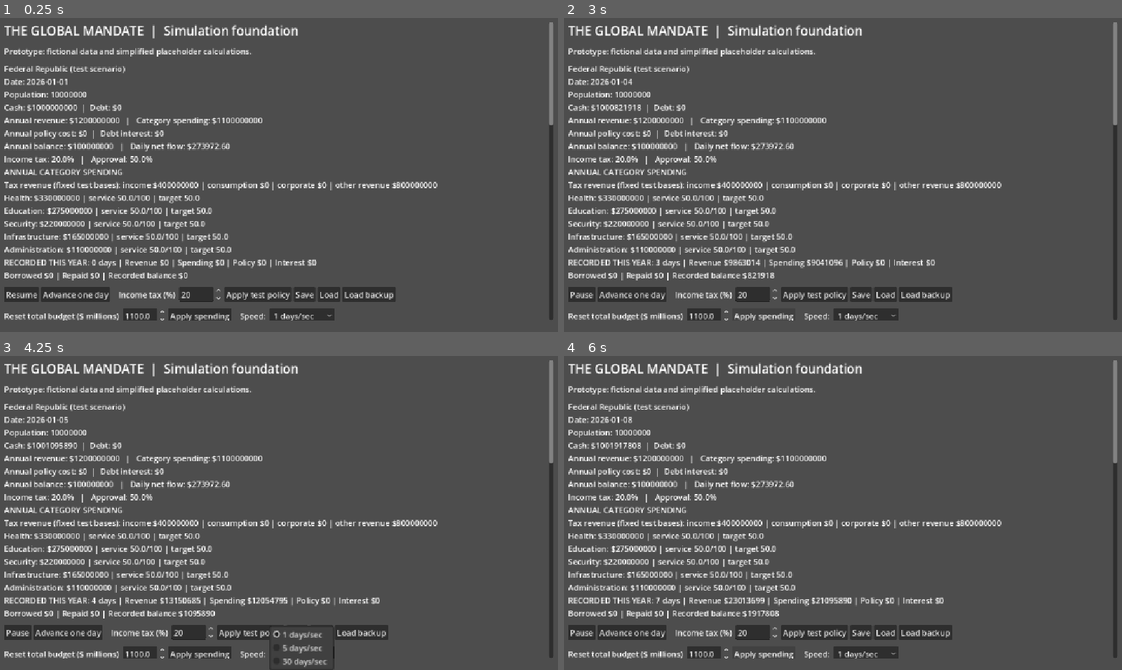
Above: before the commit, frames 1-4 (two rows, left to right).
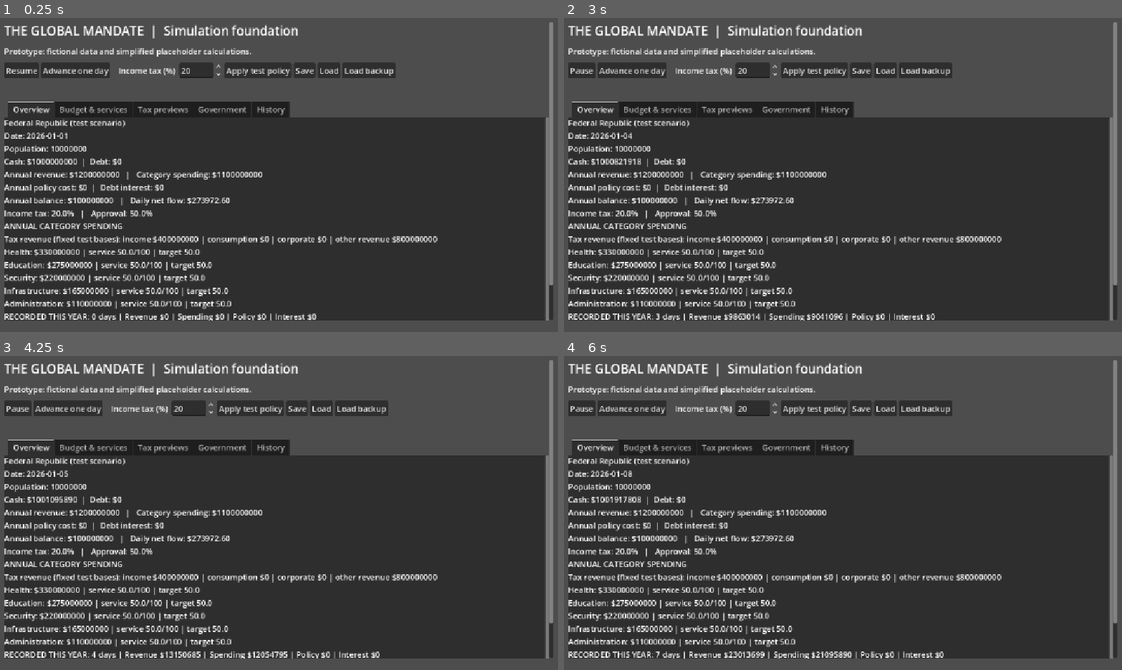
Above: after the commit, the same moments.

Repository: bhavishyadash/the-global-mandate
Game: Godot game, scene res://main.tscn
Same seed, same stepped clock (60 frames per second), same inputs: the game is played once before the commit and once after it.
Inputs (mouse positions are in pixels of both pictures, inside the frame that each line leads up to):
- Up to frame 1 (0.25 s): no input
- Up to frame 2 (3 s): click "Resume" at 0.5 s; click "Advance one day" at 1.25 s; click "Apply test policy" at 2 s; click (764, 316) at 2.75 s, where only the run before the commit has a clickable "Apply spending"
- Up to frame 3 (4.25 s): click (301, 654) at 3.5 s, where only the run before the commit has a clickable "1 days/sec"
- Up to frame 4 (6 s): click "Advance one day" at 4.25 s; click "Apply test policy" at 5 s; click (764, 654) at 5.75 s, where only the run before the commit has a clickable "Apply spending"

The runs differ from the first frame. In frame 1, 64% of the frame differs, in the area x 0-100%, y 14-97%; in frame 2, 64%; in frame 3, 64%; in frame 4, 64%.

Commit message:
Session 36: organize simulation dashboard

Diff:
--- a/tests/ui_test.gd
+++ b/tests/ui_test.gd
@@ -7,6 +7,11 @@
 	var screen = load("res://main.tscn").instantiate()
 	root.add_child(screen)
 	screen.set_process(false)
+	assert(screen.dashboard_tabs.get_tab_count() == 5)
+	assert(screen.dashboard_tabs.get_tab_title(1) == "Budget & services")
+	assert(screen.dashboard_tabs.get_tab_title(3) == "Government")
+	screen.dashboard_tabs.current_tab = 3
+	assert(screen.dashboard_tabs.current_tab == 3)
 	assert(screen.world.date.day == 1)
 	screen._advance_day()
 	assert(screen.world.date.day == 2)
--- a/ui/main.gd
+++ b/ui/main.gd
@@ -24,6 +24,7 @@
 var additional_tax_preview: Label
 var directive_picker: OptionButton
 var directive_summary: Label
+var dashboard_tabs: TabContainer
 const SAVE_PATH := "user://prototype_save.json"
 
 func _ready() -> void:
@@ -197,7 +198,41 @@
 	history = Label.new()
 	history.autowrap_mode = TextServer.AUTOWRAP_WORD_SMART
 	layout.add_child(history)
-	_refresh()
+	# Keep the clock, income tax and save controls visible while grouping the
+	# growing decision panels into independently scrollable sections.
+	dashboard_tabs = TabContainer.new()
+	dashboard_tabs.custom_minimum_size = Vector2(0, 520)
+	dashboard_tabs.size_flags_horizontal = Control.SIZE_EXPAND_FILL
+	dashboard_tabs.size_flags_vertical = Control.SIZE_EXPAND_FILL
+	layout.add_child(dashboard_tabs)
+	var overview := _make_dashboard_tab("Overview")
+	var finances := _make_dashboard_tab("Budget & services")
+	var taxes := _make_dashboard_tab("Tax previews")
+	var government := _make_dashboard_tab("Government")
+	var decisions := _make_dashboard_tab("History")
+	for node in [summary, explanation]:
+		node.reparent(overview)
+	for node in [budget_controls, category_controls, spending_preview, category_preview]:
+		node.reparent(finances)
+	for node in [tax_controls, tax_preview, additional_tax_preview]:
+		node.reparent(taxes)
+	for node in [politics_summary, political_controls, directive_controls, directive_summary]:
+		node.reparent(government)
+	for node in [heading, history]:
+		node.reparent(decisions)
+	_refresh()
+
+func _make_dashboard_tab(title: String) -> VBoxContainer:
+	var panel := ScrollContainer.new()
+	panel.name = title
+	panel.size_flags_horizontal = Control.SIZE_EXPAND_FILL
+	panel.size_flags_vertical = Control.SIZE_EXPAND_FILL
+	dashboard_tabs.add_child(panel)
+	var column := VBoxContainer.new()
+	column.size_flags_horizontal = Control.SIZE_EXPAND_FILL
+	column.add_theme_constant_override("separation", 12)
+	panel.add_child(column)
+	return column
 
 func _process(delta: float) -> void:
 	if running:
Not shown, changed: docs/GAME_DEVELOPMENT_REPORT.md
Not shown, changed: docs/SESSION_36.md
